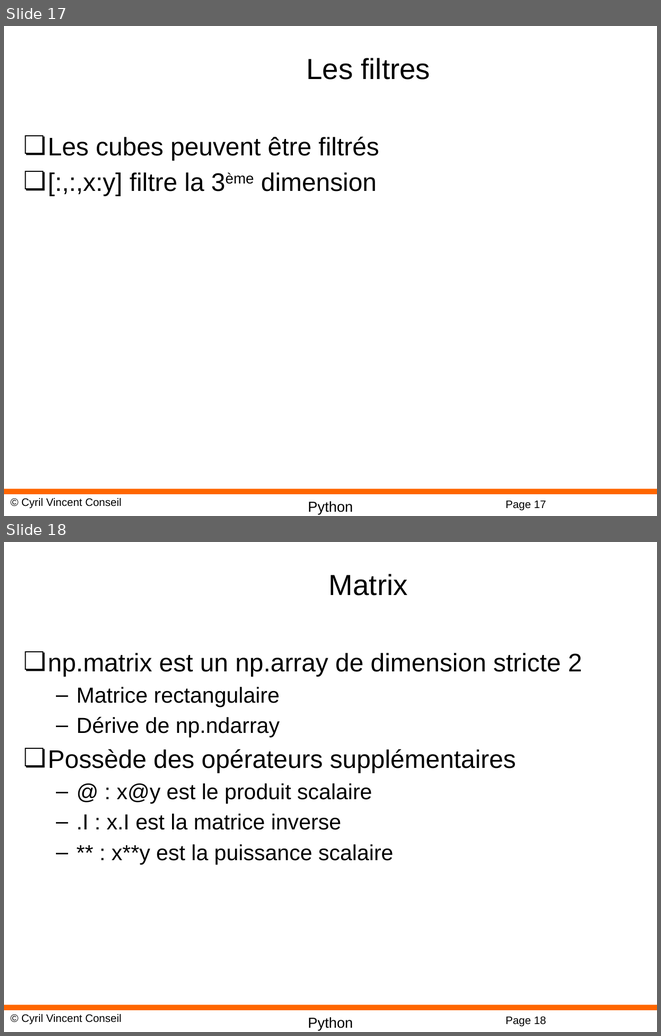
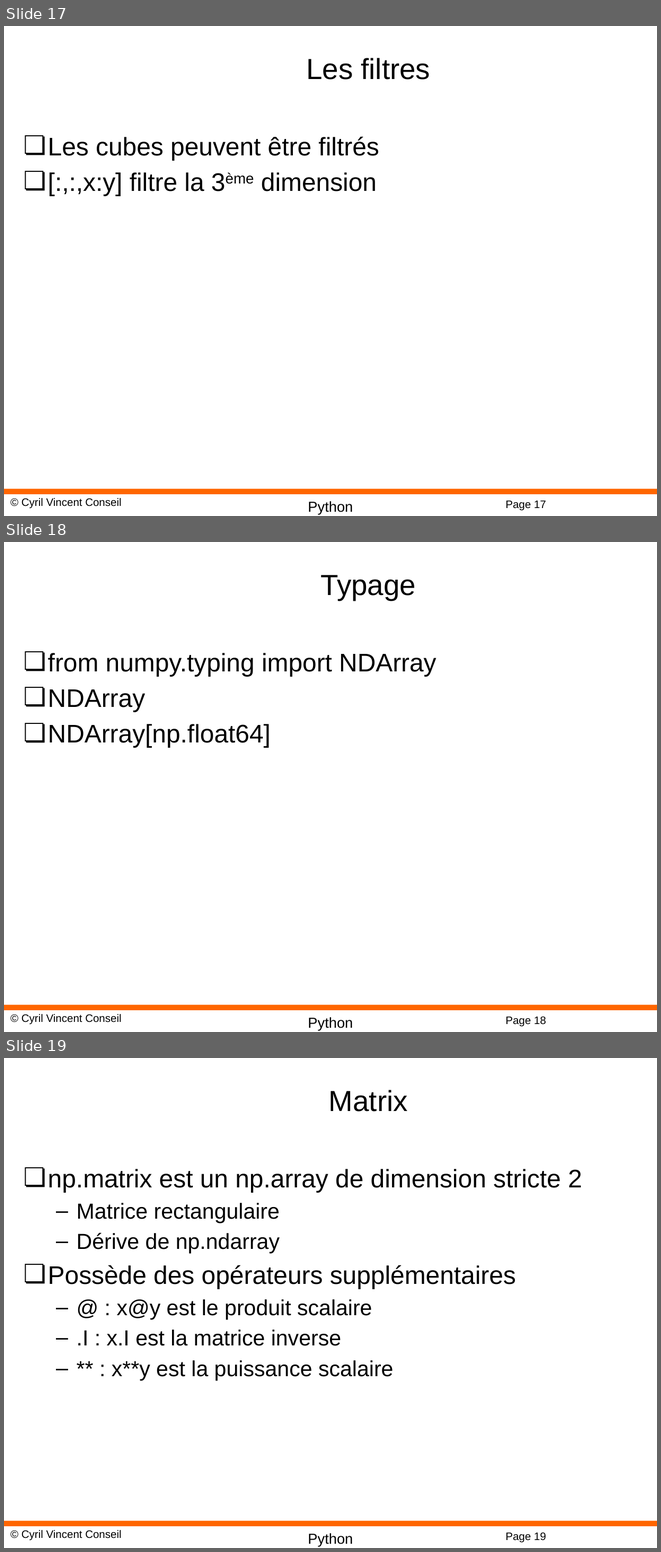
Before and after one commit to cyrilvincent/math, a slide deck: ppt/PythonMath07-NumpyMatrix.pptx. Shown one above the other, each under a label of ours: slides 17 and 18 before the commit, slides 17, 18 and 19 after it. The pictures are 661x1036 and 661x1552 pixels, drawn with LibreOffice and Linux fonts; fonts in the diff are those of the drawing; background and template pictures are left out. Boxes give left, top, right and bottom in pixels: in the first picture for what was removed or moved away, otherwise in the second. Text is boxed around its words. In the diff, an @@ line names an element or a change of style, - is before the commit and + after.

```diff
--- a/ppt/PythonMath07-NumpyMatrix.pptx
+++ b/ppt/PythonMath07-NumpyMatrix.pptx
@@ slide 18 added at (4,542,657,1032), background #FFFFFF; not listed: 4 template elements that a slide beside it also shows @@
@@ title added at (321,575,416,600), 32 pt, text #000000 @@
+Typage
@@ text added at (48,653,436,747), 28 pt, text #000000 @@
+❏ from numpy.typing import NDArray
+❏ NDArray
+❏ NDArray[np.float64]
@@ what was slide 18 is now slide 19 @@
@@ page number at (505,1532,546,1542): text changed @@
-Page 18
+Page 19
```
Also in this commit, not shown: 1 other file.
